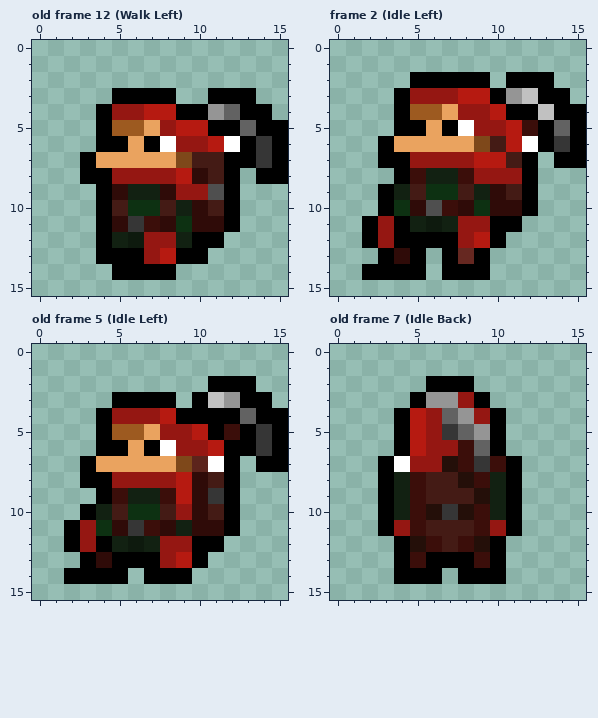
Edited in one commit: pixel-art file (assets/aseprite/klas.aseprite). Above: the version before the commit.
16x16 pixels, 36 frames. Shown: old frame 12 (Walk Left), frame 2 (Idle Left), old frame 5 (Idle Left), old frame 7 (Idle Back). The commit also changed other frames, which this record leaves out.
And afterwards:
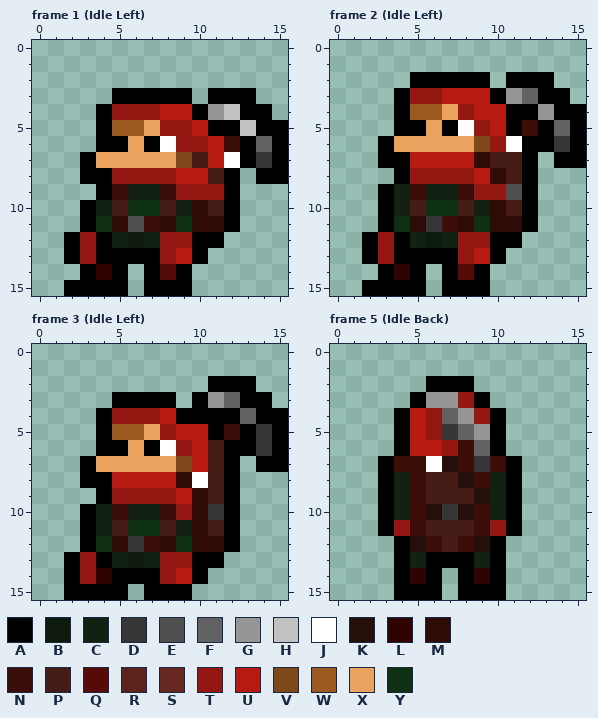
Palette (. is transparent): A #000000  B #0e1a0e  C #122112  D #363636  E #4f4f4f  F #626262  G #959595  H #c1c1c1  J #ffffff  K #240f09  L #2e0300  M #2f0b08  N #3b0e0a  P #441b15  Q #570b06  R #5c241c  S #662821  T #951712  U #b61a11  V #7e481a  W #9d5a20  X #eaa35f  Y #0d3112
A new or re-ordered frame is compared with the old frame closest to it.
The exact change:
layer "Body" added
layer "Layer 1" removed
frames re-ordered
Changed rows in their new state; - is an unchanged pixel.
Frame 1 (Idle Left) against old frame 12 (Walk Left):
first column x 2:
 3 -------A-----
 4 -----T-U--H--
 5 -------T---H-
 6 ----------N-F
 7 ---------UJ--
 8 --------U----
 9 ---N--N--T---
10 -AC----------
11 -AY-E--------
12 AT---C-T-----
13 AT---ATU-----
14 -AL-.-QA-----
15 AAAA-AAA-----
Frame 2 (Idle Left):
first column x 2:
 3 -----U----F-
 4 -------U---G
 5 --------UA--
 6 --------TJA-
 7 ---UUUUMP---
 8 ---TTTTUMP--
 9 ---NCCNTTE--
10 --CPYYPC-P--
11 .AYMDNMYMMA-
12 ---CBC-T-A--
13 ATA-A-TUA---
14 .-L---Q-----
15 AAAA-AAA----
Frame 3 (Idle Left) against old frame 5 (Idle Left):
first column x 2:
 3 ---------GF
 5 -------U---
 6 --------UP-
 7 --------UP-
 8 ---UUUUMJ--
 9 ---TTTT--P-
10 ---NCCN--D-
11 .ACPYYP--P-
12 .AYMDNMYMMA
13 ATACBC-T-A-
14 -TL-A-TUA--
15 AAAA-AAA---
Frame 5 (Idle Back) against old frame 7 (Idle Back), layer "Body":
first column x 4:
 6 --U
 7 NNJ
first column x 4:
13 -C---C-
14 -L---L-
15 AAA-AAA
